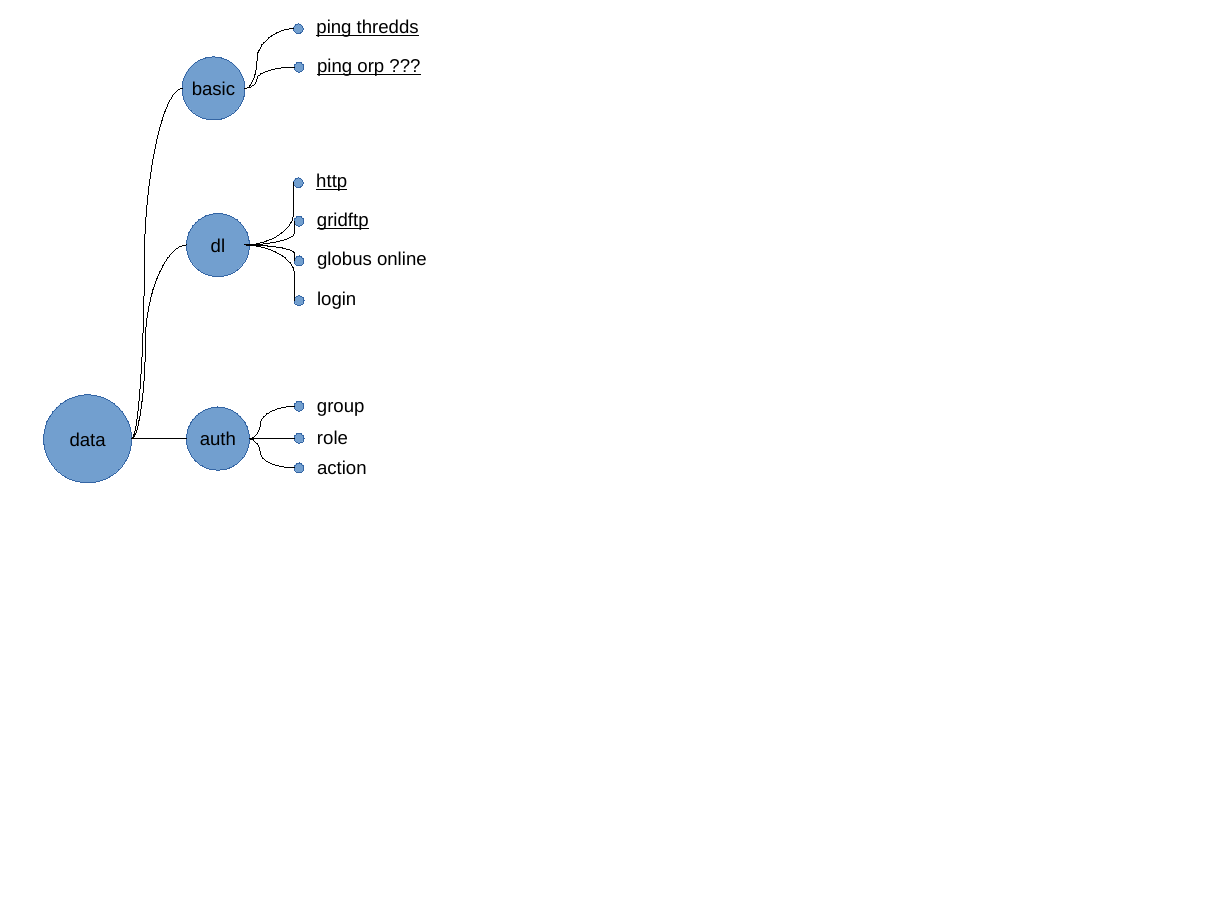
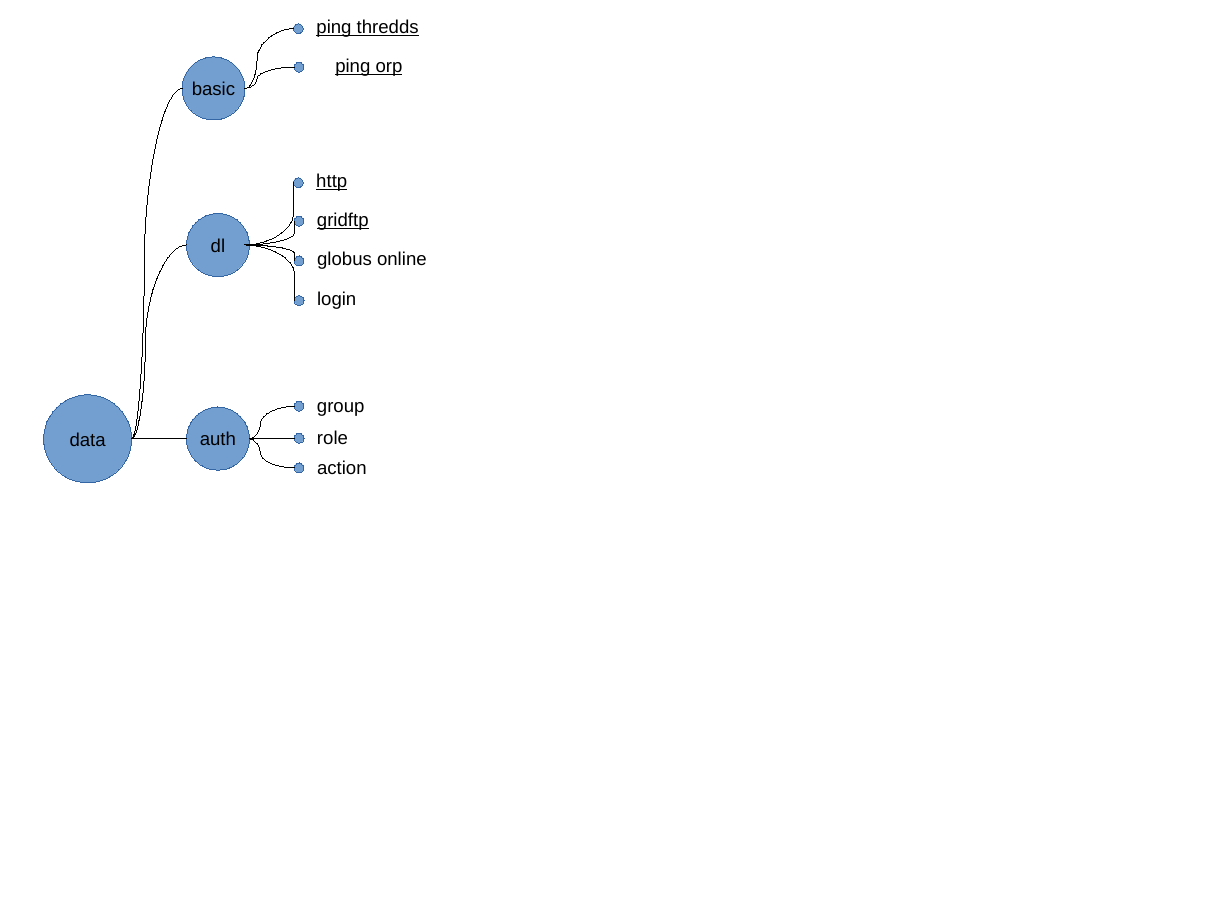
Before and after one commit to ESGF/esgf-test-suite, a slide deck: slide 3 of esgf-test-suite/doc/test_plan.odp. Drawn at 1232x924 pixels with LibreOffice and Linux fonts; fonts in the diff are those of the drawing. Boxes give left, top, right and bottom in pixels: in the first picture for what was removed or moved away, otherwise in the second. Text is boxed around its words. In the diff, an @@ line names an element or a change of style, - is before the commit and + after.

```diff
--- a/esgf-test-suite/doc/test_plan.odp
+++ b/esgf-test-suite/doc/test_plan.odp
@@ text at [335, 58, 403, 76]: text changed @@
-ping orp ???
+ping orp
```
Also in this commit, not shown: 1 other file.
